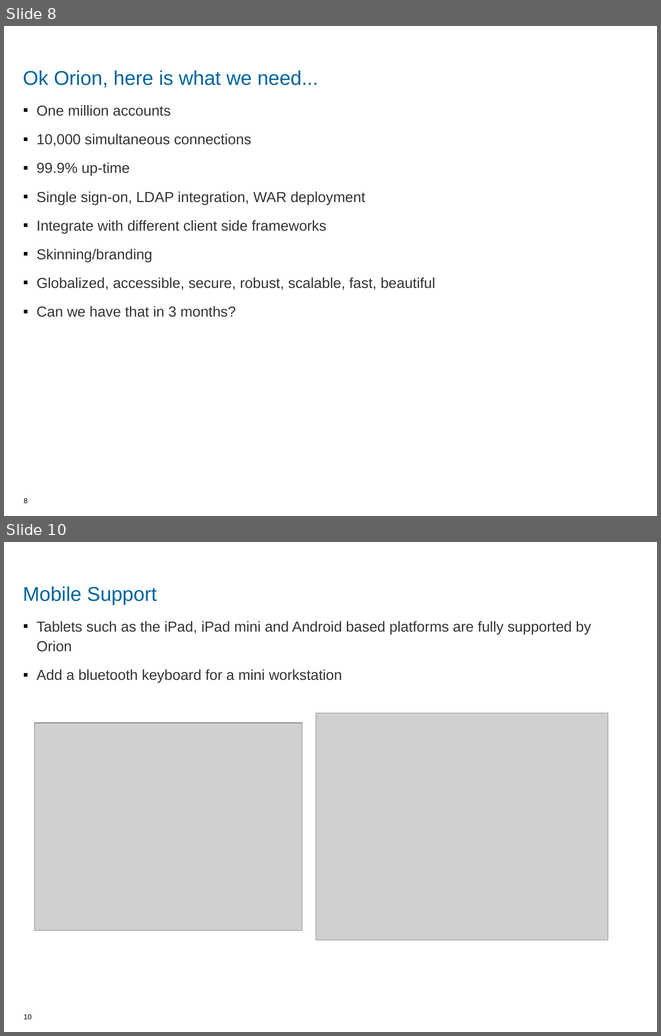
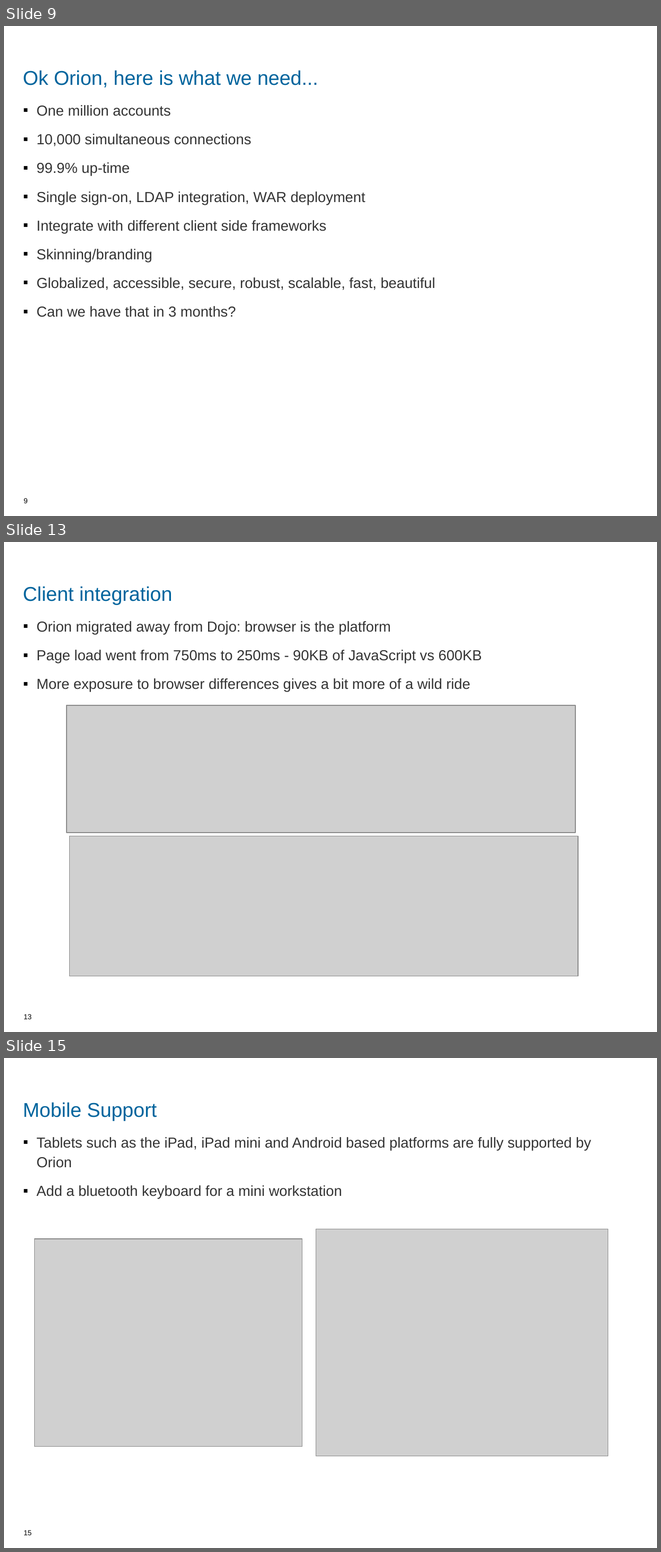
Before and after one commit to jarthorn/e4rover, a slide deck: eclipseconeurope2013/jazzhub-orion.odp. Shown one above the other, each under a label of ours: slides 8 and 10 before the commit, slides 9, 13 and 15 after it; the slides between them are not shown. The pictures are 661x1036 and 661x1552 pixels, drawn with LibreOffice and Linux fonts; fonts in the diff are those of the drawing; grey boxes stand for pictures; background and template pictures are left out. Boxes give left, top, right and bottom in pixels: in the first picture for what was removed or moved away, otherwise in the second. Text is boxed around its words. In the diff, an @@ line names an element or a change of style, - is before the commit and + after.

```diff
--- a/eclipseconeurope2013/jazzhub-orion.odp
+++ b/eclipseconeurope2013/jazzhub-orion.odp
@@ slide 13 added at box(4, 542, 657, 1032), background #FFFFFF @@
@@ title added at box(23, 586, 172, 605), 22 pt, text #00649D @@
+Client integration
@@ text added at box(36, 621, 482, 692), 16 pt, text #333333 @@
+▪ Orion migrated away from Dojo: browser is the platform
+▪ Page load went from 750ms to 250ms - 90KB of JavaScript vs 600KB
+▪ More exposure to browser differences gives a bit more of a wild ride
@@ picture added at box(67, 705, 575, 832) @@
@@ picture added at box(69, 836, 578, 976) @@
@@ page number added at box(24, 1014, 32, 1019), 8 pt, text #000000 @@
+13
@@ what was slide 8 is now slide 9 @@
@@ page number at box(24, 498, 28, 503): text changed @@
-8
+9
@@ what was slide 10 is now slide 15 @@
@@ page number at box(24, 1530, 32, 1535): text changed @@
-10
+15
```
Also in this commit, not shown: 3 slides changed, 5 other slides added, 2 slides removed.
